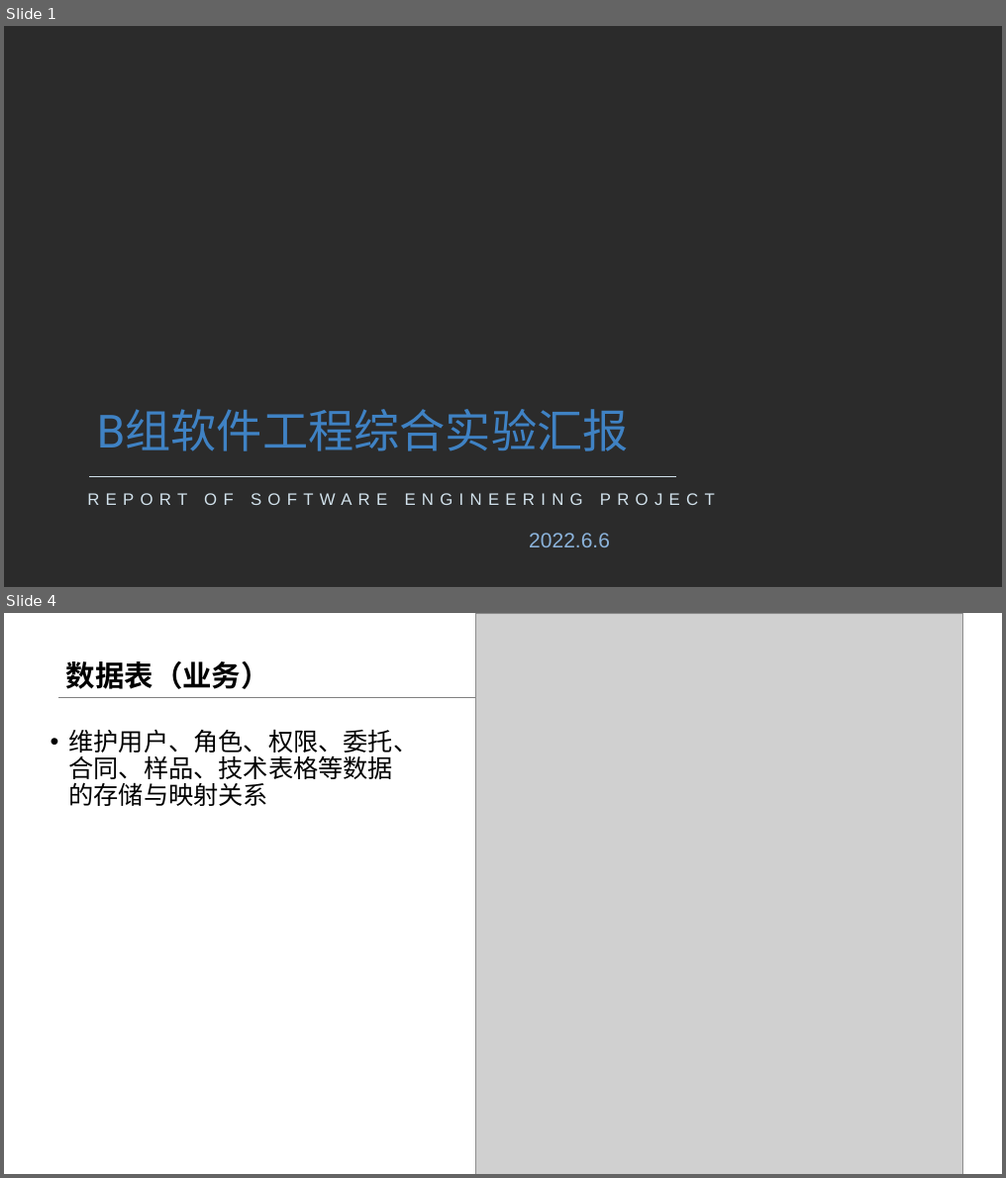
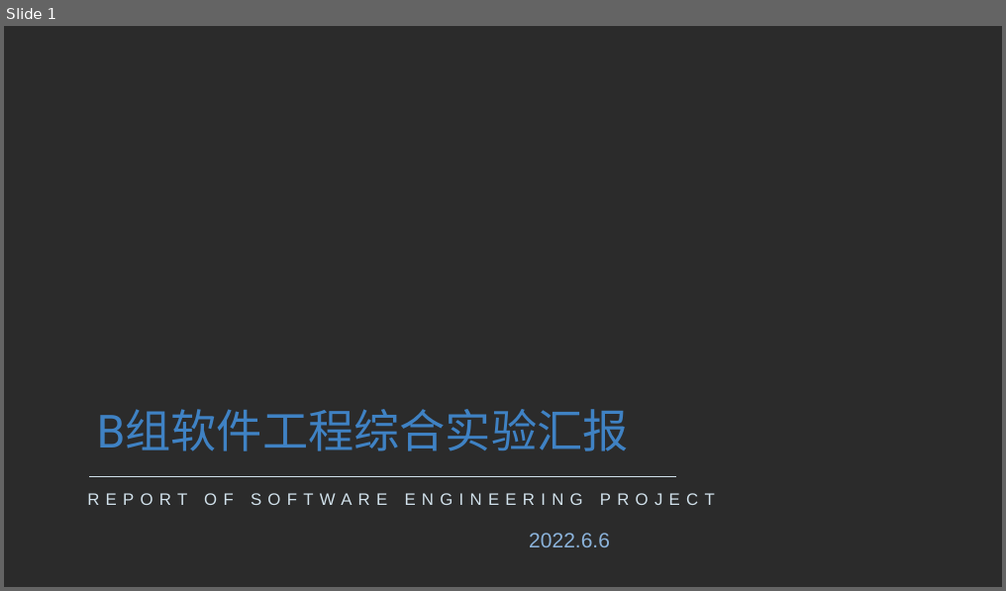
Before and after one commit to NJU610/NJUTesting, a slide deck: 文档/汇报ppt/6.6汇报.pptx. Shown one above the other, each under a label of ours: slides 1 and 4 before the commit, slide 1 after it; the slides between them are not shown. The pictures are 1006x1178 and 1006x591 pixels, drawn with LibreOffice and Linux fonts; fonts in the diff are those of the drawing; grey boxes stand for pictures; background and template pictures are left out; a plain dark background stands for a picture behind light text. Boxes give left, top, right and bottom in pixels: in the first picture for what was removed or moved away, otherwise in the second. Text is boxed around its words. In the diff, an @@ line names an element or a change of style, - is before the commit and + after.

```diff
--- a/文档/汇报ppt/6.6汇报.pptx
+++ b/文档/汇报ppt/6.6汇报.pptx
@@ slide 4 removed at bbox=[4, 613, 1002, 1174], background #FFFFFF @@
@@ picture removed at bbox=[475, 613, 963, 1174] @@
@@ title removed at bbox=[66, 662, 270, 689] @@
-数据表（业务）
@@ line removed from (58, 697) to (947, 697) @@
@@ text removed at bbox=[68, 729, 418, 806] @@
-• 维护用户、角色、权限、委托、合同、样品、技术表格等数据的存储与映射关系
```
Also in this commit, not shown: 9 slides changed, 7 slides added, 6 other slides removed.
